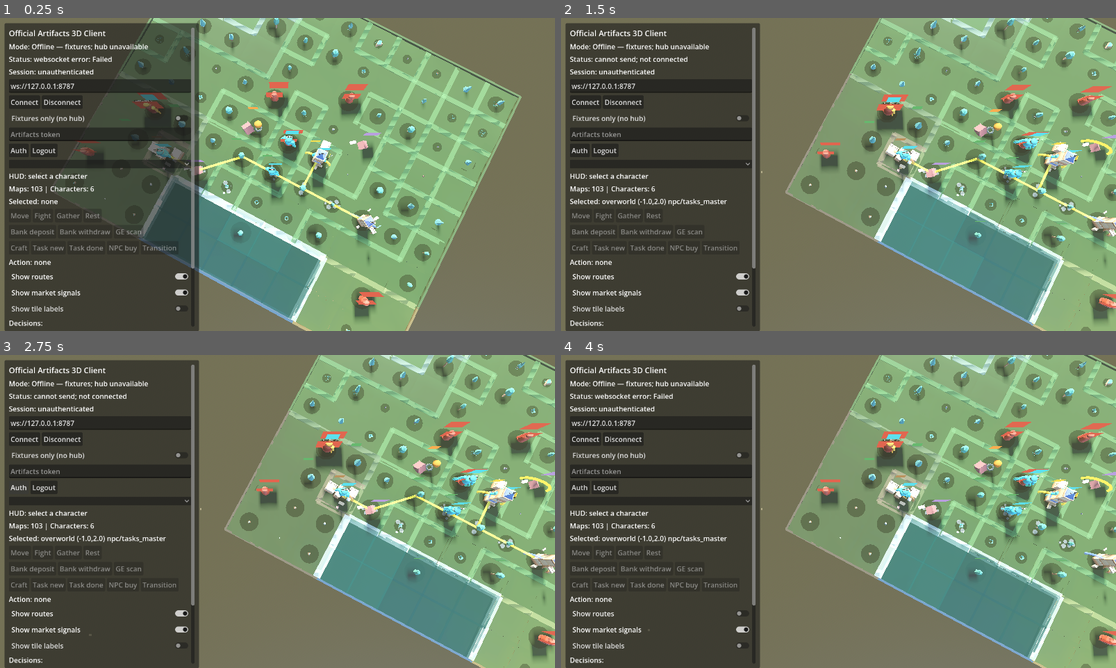
Above: before the commit, frames 1-4 (two rows, left to right).
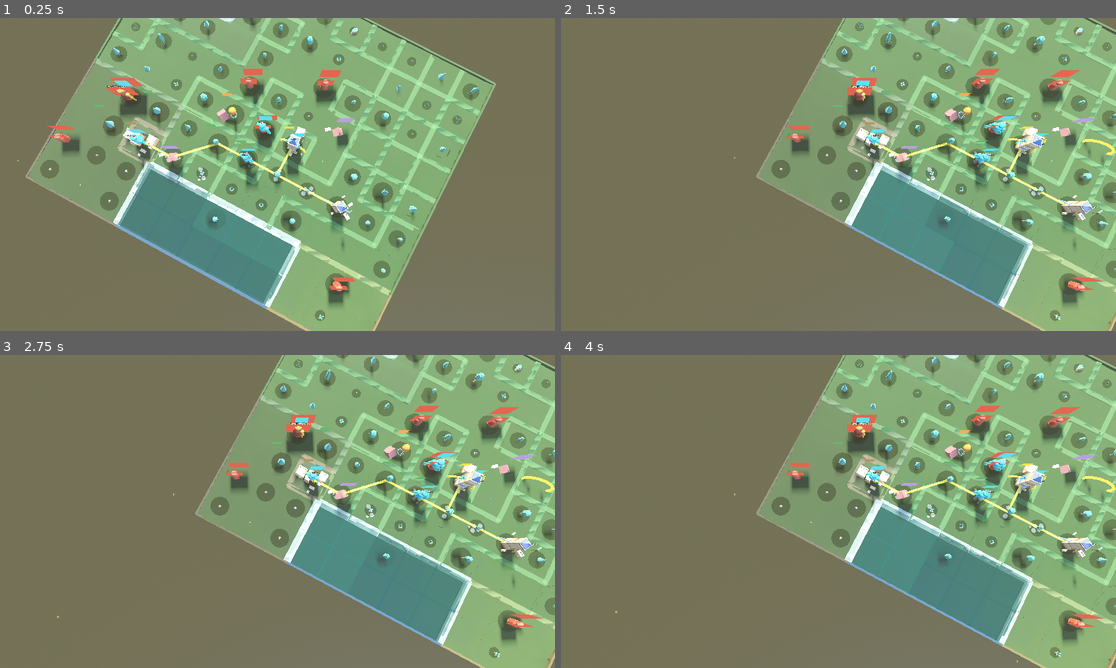
Above: after the commit, the same moments.

Repository: erbycfischer/artifacts-mmo-3d-visualizer
Game: Godot game, scene res://scenes/Main.tscn
Two runs of this game, one before a commit and one after it. Both use one fixed random seed, a clock stepped at 60 frames per second and the inputs below.
Inputs (mouse positions are in pixels of both pictures, inside the frame that each line leads up to):
- Up to frame 1 (0.25 s): no input
- Up to frame 2 (1.5 s): tap Enter at 0.5 s; move the mouse to (960, 158) at 0.52 s; hold Right (ui_right) 0.53-1.25 s; tap R at 0.6 s; click (960, 158) at 0.67 s; drag from (727, 190) to (810, 237) at 1.27 s
- Up to frame 3 (2.75 s): click (16, 486) at 2 s, where only the run before the commit has a clickable "Auth"
- Up to frame 4 (4 s): click (605, 486) at 2.75 s, where only the run before the commit has a clickable "Logout"; click (660, 614) at 3.5 s, where only the run before the commit has a clickable "Show routes"

The runs differ from the first frame. In frame 1, 56% of the frame differs, in the area x 0-94%, y 0-100%; in frame 2, 57%; in frame 3, 57%, in the area x 0-100%, y 0-100%; in frame 4, 57%.
Error after the commit: Parse Error: Cannot find member "FEATURE_POINTER" in base "DisplayServer". (res://scripts/visualizer_ui.gd:143)

Commit message:
Add keyless world view and bridge login prompt
Co-authored-by: Cursor <cursoragent@cursor.com>

Diff:
--- a/godot/scripts/Main.gd
+++ b/godot/scripts/Main.gd
@@ -52,6 +52,7 @@
 	visual_state.bot_decision_received.connect(_on_overlay_state_changed)
 	visual_state.market_signal_received.connect(_on_overlay_state_changed)
 	visual_state.session_status_received.connect(_on_session_status)
+	visual_state.session_login_required_received.connect(_on_login_required)
 	visual_state.action_result_received.connect(_on_action_result)
 	visual_state.account_logs_received.connect(_on_account_logs)
 	visual_state.selection_changed.connect(ui_root.set_selected_tile)
@@ -162,6 +163,10 @@
 	ui_root.call("set_session_status", status)
 
 
+func _on_login_required(payload: Dictionary) -> void:
+	ui_root.call("set_login_required", payload)
+
+
 func _on_action_result(result: Dictionary) -> void:
 	ui_root.call("set_action_result", result)
 
--- a/godot/scripts/visual_state.gd
+++ b/godot/scripts/visual_state.gd
@@ -8,6 +8,7 @@
 signal session_status_received(status: Dictionary)
 signal action_result_received(result: Dictionary)
 signal account_logs_received(entries: Array)
+signal session_login_required_received(payload: Dictionary)
 signal selected_character_changed(character_name: String)
 
 var maps: Array[Dictionary] = []
@@ -38,6 +39,8 @@
 			_apply_market_signal(data)
 		"session.status":
 			_apply_session_status(data)
+		"session.login-required":
+			session_login_required_received.emit(data)
 		"action.result":
 			_apply_action_result(data)
 		"account.logs":
--- a/godot/scripts/visualizer_ui.gd
+++ b/godot/scripts/visualizer_ui.gd
@@ -133,6 +133,18 @@
 	]
 
 
+func set_login_required(payload: Dictionary) -> void:
+	# Artifacts has no OAuth: the player token is issued on the website. Send the
+	# user there to copy it, then they paste it here or set ARTIFACTS_API_TOKEN.
+	var login_url := str(payload.get("login_url", "https://artifactsmmo.com"))
+	var message := str(payload.get("message", "Login required to play."))
+	if _action_label:
+		_action_label.text = "Action: %s" % message
+	if DisplayServer.has_feature(DisplayServer.FEATURE_POINTER):
+		OS.shell_open(login_url)
+	set_mode("Login required", "token page opened — paste token below or set ARTIFACTS_API_TOKEN")
+
+
 func set_account_logs(entries: Array) -> void:
 	if _logs_label == null:
 		return
Not shown, changed: .gitignore
Not shown, changed: AGENTS.md
Not shown, changed: bridge/session.rkt
